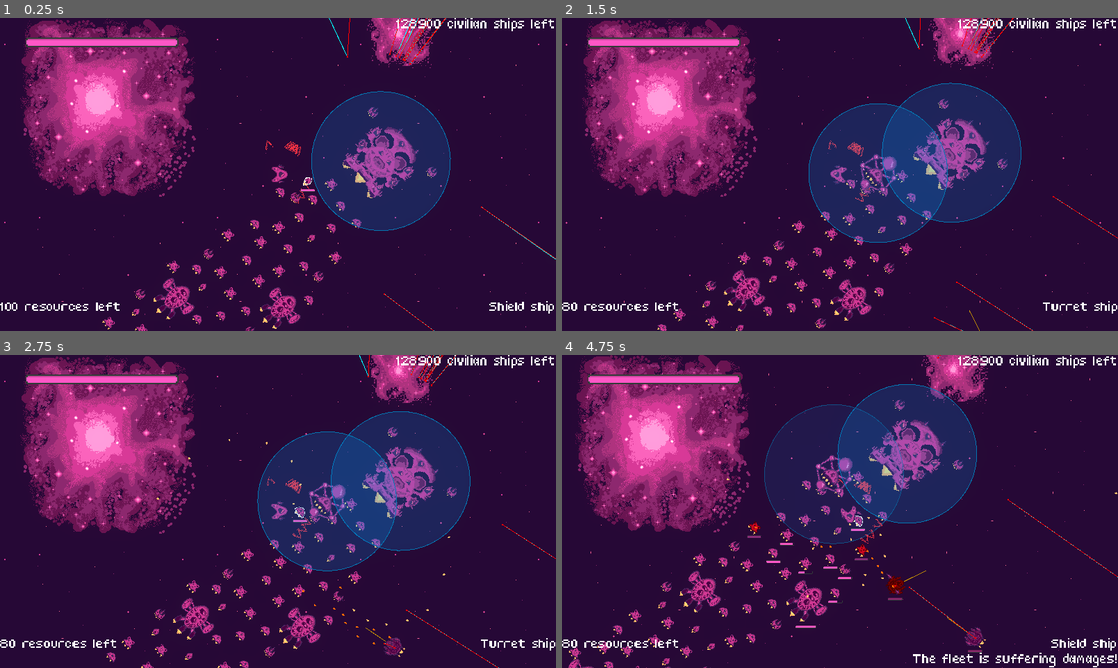
Above: before the commit, frames 1-4 (two rows, left to right).
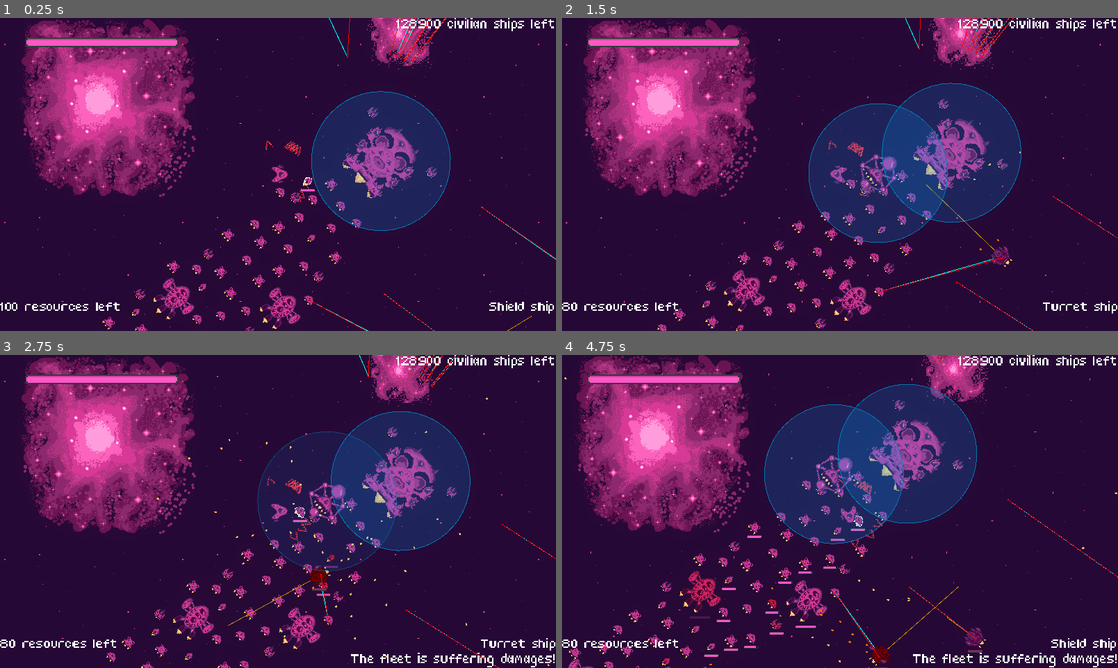
Above: after the commit, the same moments.

Repository: bear-minimum-studio/space-bear
Game: Godot game, scene res://Game.tscn
Two runs of this game, one before a commit and one after it. Both use one fixed random seed, a clock stepped at 60 frames per second and the inputs below.
Inputs:
- Up to frame 1 (0.25 s): no input
- Up to frame 2 (1.5 s): tap Enter (upgrade) at 0.5 s; hold Right (turn_right) 0.53-1.28 s; hold X (cycle_selection) 0.53-1.28 s; hold Ctrl (brake) from 1.28 s (still down); tap Down (decelerate) at 1.35 s
- Up to frame 3 (2.75 s): release Ctrl (brake) at 2.03 s; hold Right (turn_right) from 2.03 s (still down); hold Space (fire) from 2.03 s (still down)
- Up to frame 4 (4.75 s): release Right (turn_right) at 2.78 s; release Space (fire) at 2.78 s; hold Up (accelerate) 2.78-3.53 s; tap G (grappling_hook) at 2.85 s; hold F (turret_fire) 3.53-4.28 s; hold Left (turn_left) from 3.53 s (still down); tap X (cycle_selection) at 4.35 s

The runs differ from the first frame. In frame 1, less than 0.1% of the frame differs, in the area x 52-96%, y 0-100%; in frame 2, 0.4%; in frame 3, 1.3%; in frame 4, 1.6%, in the area x 0-94%, y 0-100%.

Commit message:
feat: diversify ennemies

Diff:
--- a/World.tscn
+++ b/World.tscn
@@ -368,6 +368,10 @@
 
 [node name="Enemy2" parent="Enemies" index="2" instance=ExtResource("6_m2i0p")]
 position = Vector2(566, 713)
+proximity_ratio = 0.0
+speed = 300.0
+acceleration = 75.0
+brake = 0.5
 
 [node name="Enemy3" parent="Enemies" index="3" instance=ExtResource("6_m2i0p")]
 position = Vector2(989, -1991)
@@ -380,6 +384,10 @@
 
 [node name="Enemy6" parent="Enemies" index="6" instance=ExtResource("6_m2i0p")]
 position = Vector2(1871, -2580)
+speed = 300.0
+rotation_speed = 0.8
+acceleration = 100.0
+brake = 0.8
 
 [node name="Enemy7" parent="Enemies" index="7" instance=ExtResource("6_m2i0p")]
 position = Vector2(1903, -3133)
